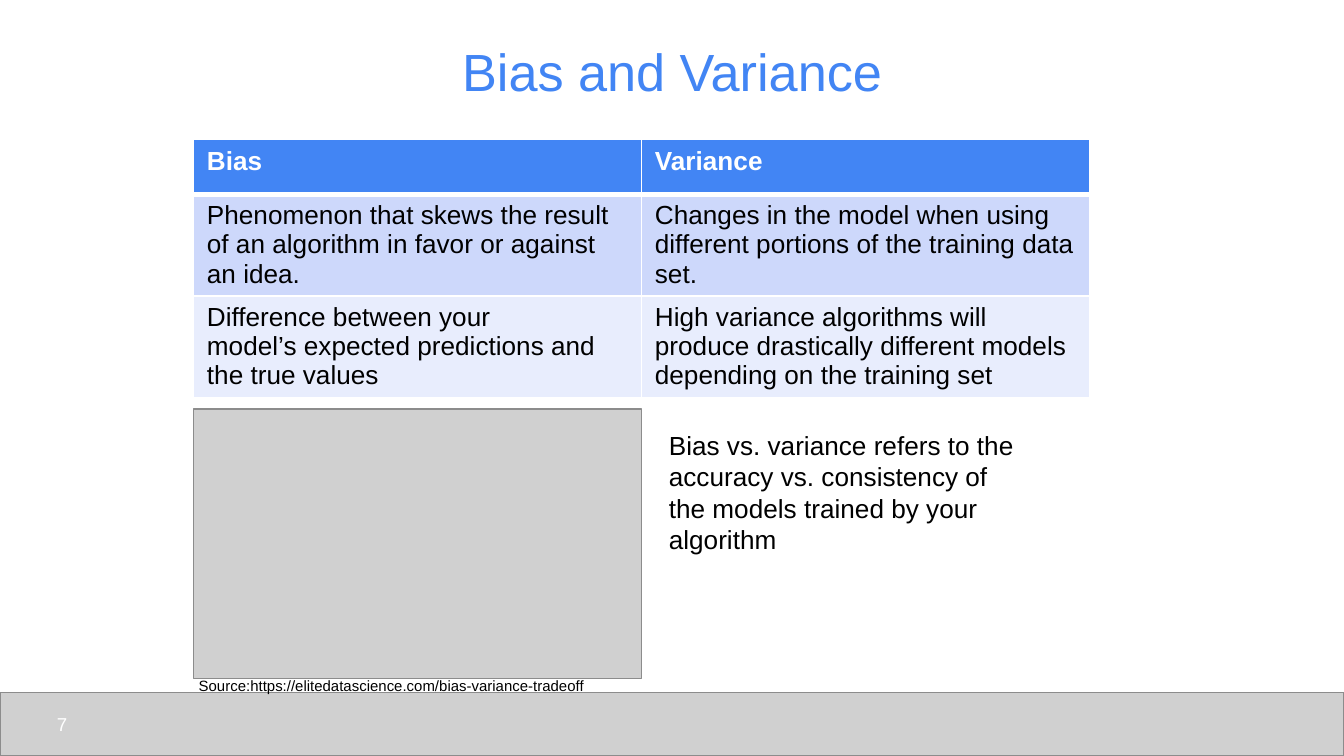
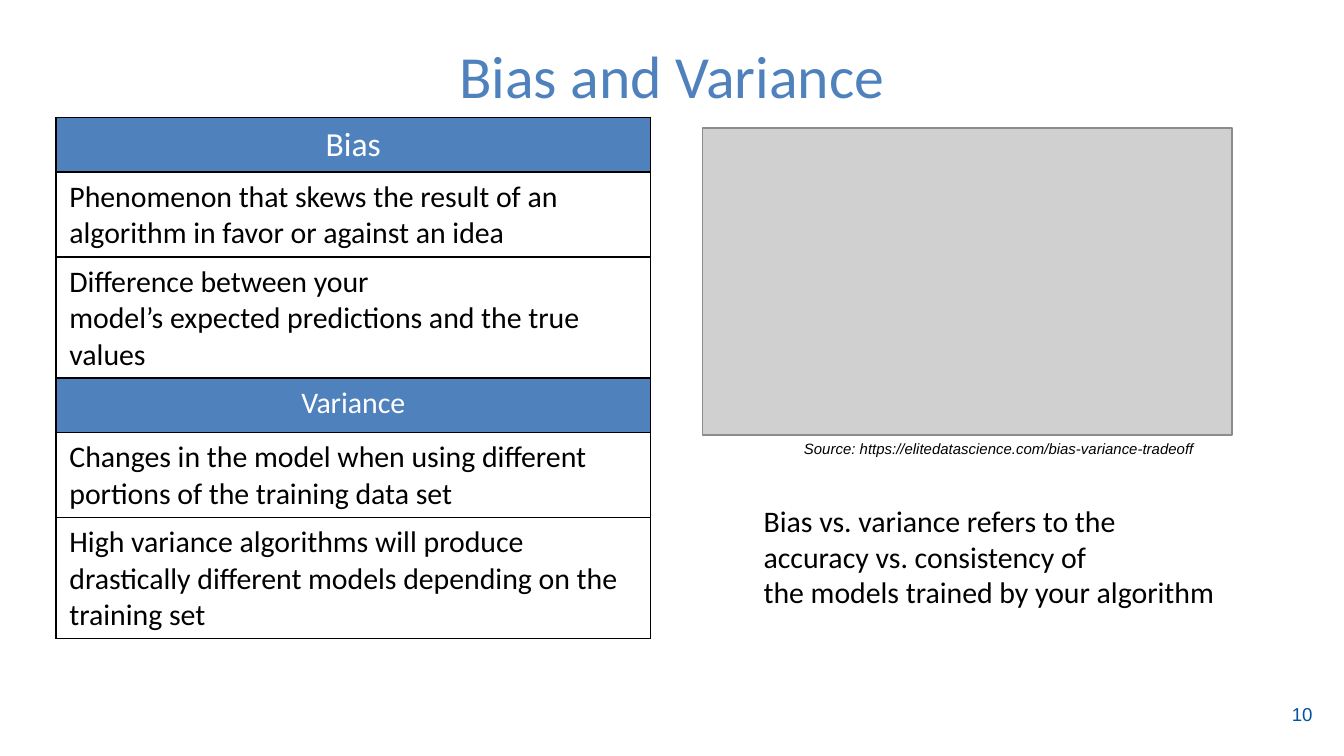
Before and after one commit to udel-cbcb/NIGMS-Sandbox-UD, a slide deck: slide 11 of Submodule_1/Lectures/Submodule_1_Lecture_2_AL_ML_basic_concepts.pptx (slide 7 before the commit). Drawn at 1344x756 pixels with LibreOffice and Linux fonts; fonts in the diff are those of the drawing; grey boxes stand for pictures; background and template pictures are left out. Boxes give left, top, right and bottom in pixels: in the first picture for what was removed or moved away, otherwise in the second. Text is boxed around its words. In the diff, an @@ line names an element or a change of style, - is before the commit and + after.

```diff
--- a/Submodule_1/Lectures/Submodule_1_Lecture_2_AL_ML_basic_concepts.pptx
+++ b/Submodule_1/Lectures/Submodule_1_Lecture_2_AL_ML_basic_concepts.pptx
@@ title "Bias and Variance" at <box>459,56,885,99</box>: size 28 to 32 pt, font Arial to Calibri, text colour #4285F4 to #4F81BD @@
@@ table at <box>56,117,650,638</box> @@
-Bias | Variance
-Phenomenon that skews the result of an algorithm in favor or against an idea. | Changes in the model when using different portions of the training data set.
-Difference between your model’s expected predictions and the true values | High variance algorithms will produce drastically different models depending on the training set
+Bias
+Phenomenon that skews the result of an algorithm in favor or against an idea
+Difference between your model’s expected predictions and the true values
+Variance
+Changes in the model when using different portions of the training data set
+High variance algorithms will produce drastically different models depending on the training set
@@ table: place and size @@
-table at <box>194,140,1089,581</box>
+table at <box>56,117,650,638</box>
@@ picture: place and size @@
-picture at <box>194,409,641,677</box>
+picture at <box>703,128,1232,435</box>
@@ text at <box>804,443,1194,457</box>: text changed; italic on @@
-Source:https://elitedatascience.com/bias-variance-tradeoff
+Source: https://elitedatascience.com/bias-variance-tradeoff
@@ text "Bias vs. variance refers to ...": place and size @@
-text "Bias vs. variance refers to ..." at <box>669,436,1013,555</box>
+text "Bias vs. variance refers to ..." at <box>764,511,1214,608</box>
@@ text "Bias vs. variance refers to ..." at <box>764,511,1214,608</box>: size 14 to 16 pt, font Arial to Calibri @@
@@ picture removed at <box>0,692,1344,755</box> @@
@@ page number removed at <box>57,719,67,731</box> @@
-7
@@ text added at <box>515,700,828,741</box>, 12 pt, text #FFFFFF @@
+10
@@ page number added at <box>1292,708,1313,721</box>, 10 pt, text #00539F @@
+10
```
Also in this commit, not shown: 7 other slides changed, 5 slides added, 5 slides removed, 1 other file.
